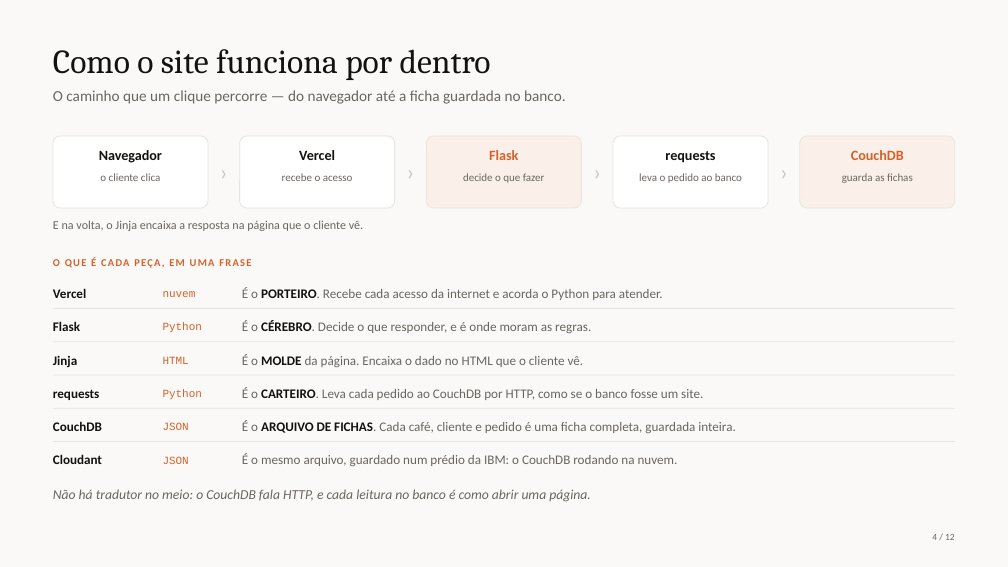
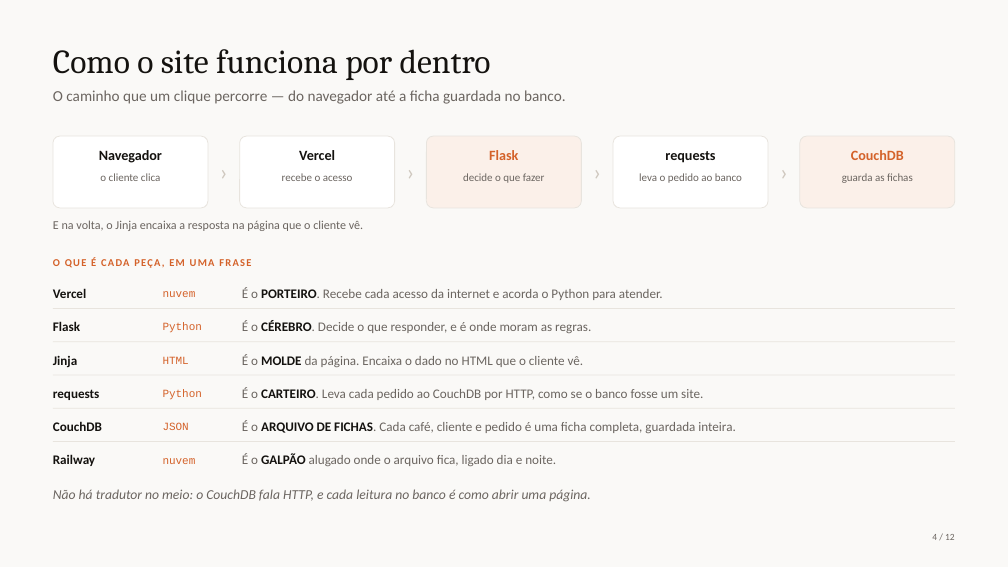
Before and after one commit to lipefurlan/projeto-nivaldo-nosql, a slide deck: slide 4 of public/static/Torra_e_Terra_NoSQL.pptx. Drawn at 1008x567 pixels with LibreOffice and Linux fonts; fonts in the diff are those of the drawing. Boxes give left, top, right and bottom in pixels: in the first picture for what was removed or moved away, otherwise in the second. Text is boxed around its words. In the diff, an @@ line names an element or a change of style, - is before the commit and + after.

```diff
--- a/public/static/Torra_e_Terra_NoSQL.pptx
+++ b/public/static/Torra_e_Terra_NoSQL.pptx
@@ text at [53,454,95,466]: text changed @@
-Cloudant
+Railway
@@ text at [163,458,196,464]: text changed @@
-JSON
+nuvem
@@ text at [242,453,556,466]: text changed @@
-É o mesmo arquivo, guardado num prédio da IBM: o CouchDB rodando na nuvem.
+É o GALPÃO alugado onde o arquivo fica, ligado dia e noite.
```
Also in this commit, not shown: 5 other slides changed, 1 other file.
